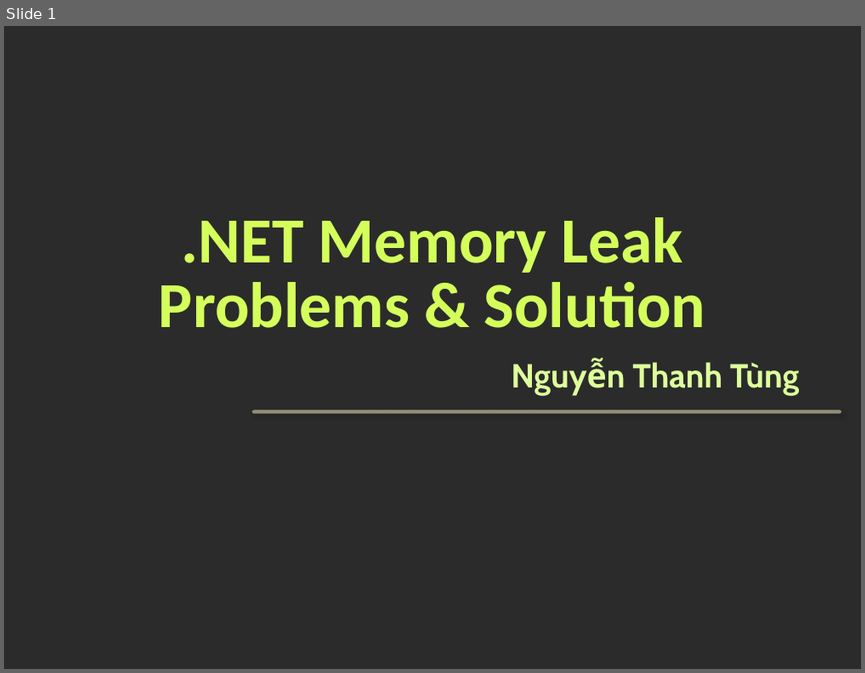
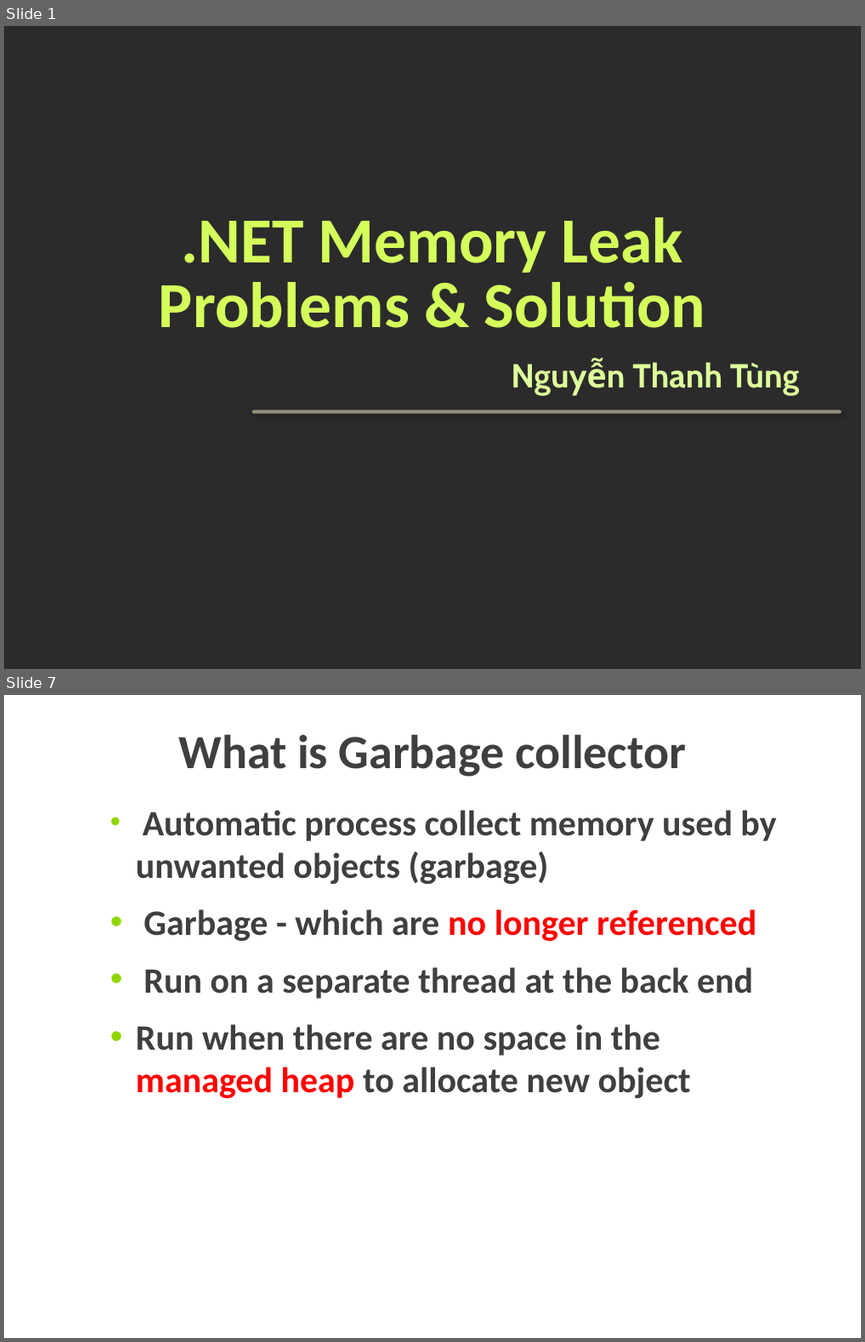
Before and after one commit to tungnt185/MemoryLeak, a slide deck: Memory Leak in .NET.pptx. Shown one above the other, each under a label of ours: slide 1 before the commit, slides 1 and 7 after it; the slides between them are not shown. The pictures are 865x673 and 865x1342 pixels, drawn with LibreOffice and Linux fonts; fonts in the diff are those of the drawing; background and template pictures are left out; a plain dark background stands for a picture behind light text. Boxes give left, top, right and bottom in pixels: in the first picture for what was removed or moved away, otherwise in the second. Text is boxed around its words. In the diff, an @@ line names an element or a change of style, - is before the commit and + after.

```diff
--- a/Memory Leak in .NET.pptx
+++ b/Memory Leak in .NET.pptx
@@ slide 7 added at box(4, 695, 861, 1338), background picture (left out) @@
@@ text added at box(178, 734, 686, 777), 40 pt, text #3F3F3F, bold @@
+What is Garbage collector
@@ text added at box(136, 810, 776, 1098), 30 pt, text #3F3F3F, bold @@
+  • Automatic process collect memory used by unwanted objects (garbage)
+  • Garbage - which are no longer referenced
+  • Run on a separate thread at the back end
+  • Run when there are no space in the managed heap to allocate new object
```
Also in this commit, not shown: 2 slides changed, 39 other slides added, 29 slides removed.
